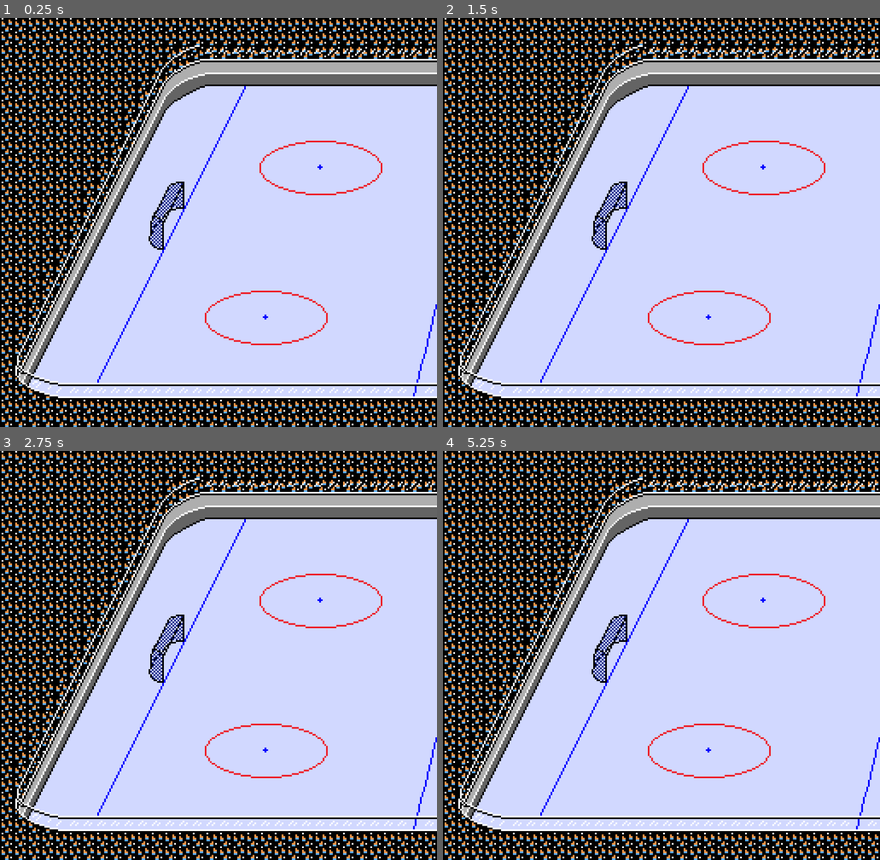
Above: before the commit, frames 1-4 (two rows, left to right).
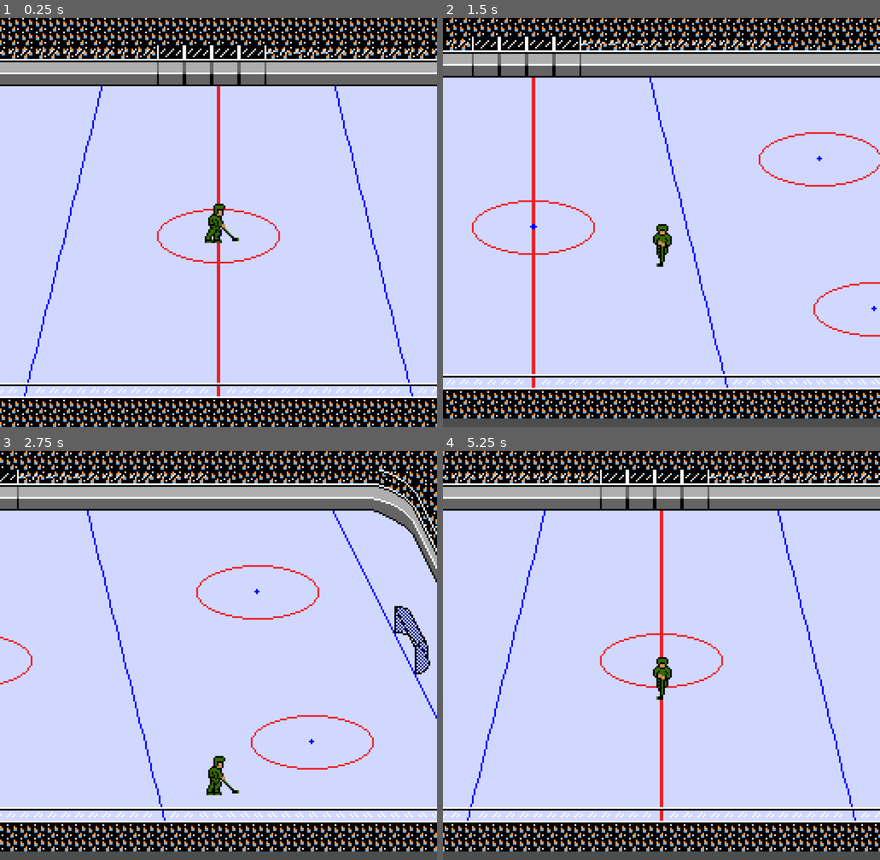
Above: after the commit, the same moments.

Repository: LuizFernandoVieiraFerreira/ice-hockey
Game: Godot game, scene res://main.tscn
Two runs of this game, one before a commit and one after it. Both use one fixed random seed, a clock stepped at 60 frames per second and the inputs below.
Inputs:
- Up to frame 1 (0.25 s): no input
- Up to frame 2 (1.5 s): hold Right (ui_right) 0.53-1.28 s; hold Down (ui_down) from 1.28 s (still down)
- Up to frame 3 (2.75 s): release Down (ui_down) at 2.03 s; hold Right (ui_right) from 2.03 s (still down)
- Up to frame 4 (5.25 s): release Right (ui_right) at 2.78 s; hold Up (ui_up) 2.78-3.53 s; hold Left (ui_left) 3.53-5.03 s; hold Down (ui_down) from 5.03 s (still down)

The runs differ from the first frame. In frame 1, 32% of the frame differs, in the area x 0-100%, y 0-100%; in frame 2, 41%; in frame 3, 42%; in frame 4, 42%.

Commit message:
feat: add camera

Diff:
--- a/godot-project/main.tscn
+++ b/godot-project/main.tscn
@@ -284,7 +284,6 @@
 texture_filter = 1
 
 [node name="Sprite2D" type="Sprite2D" parent="Ring"]
-position = Vector2(356, 120)
 texture = ExtResource("1_08qa6")
 
 [node name="Player" type="Node2D" parent="."]
@@ -292,6 +291,11 @@
 
 [node name="AnimatedSprite2D" type="AnimatedSprite2D" parent="Player"]
 texture_filter = 1
-position = Vector2(356, 115)
 sprite_frames = SubResource("SpriteFrames_522th")
 animation = &"skate_northwest"
+
+[node name="Camera2D" type="Camera2D" parent="Player"]
+limit_left = -355
+limit_top = -125
+limit_right = 355
+limit_bottom = 125
